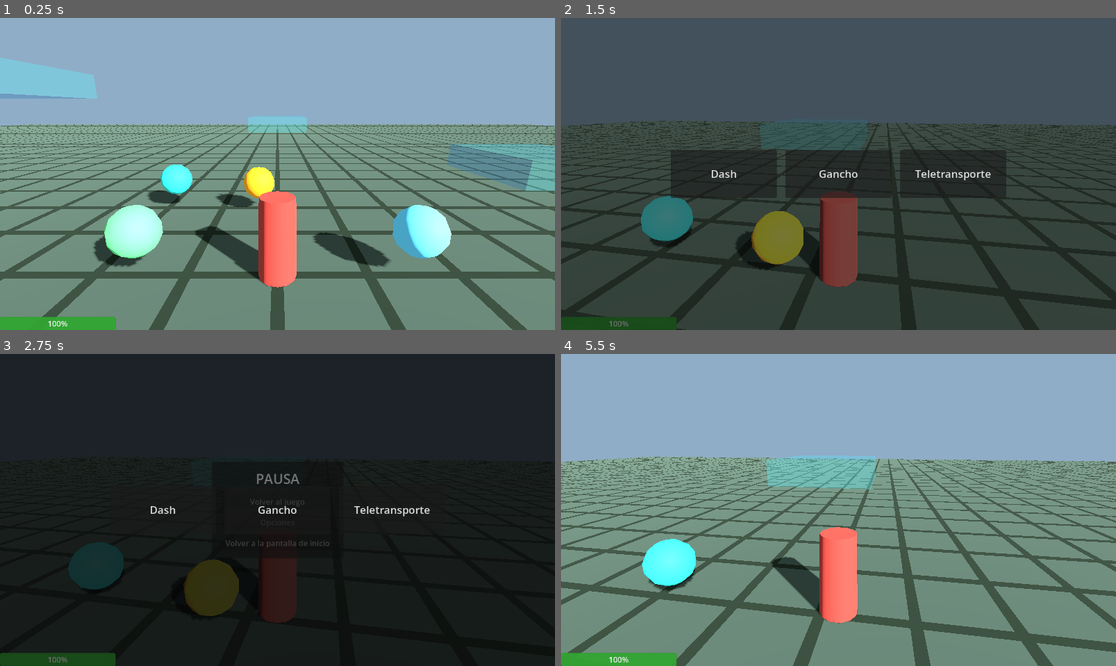
Above: before the commit, frames 1-4 (two rows, left to right).
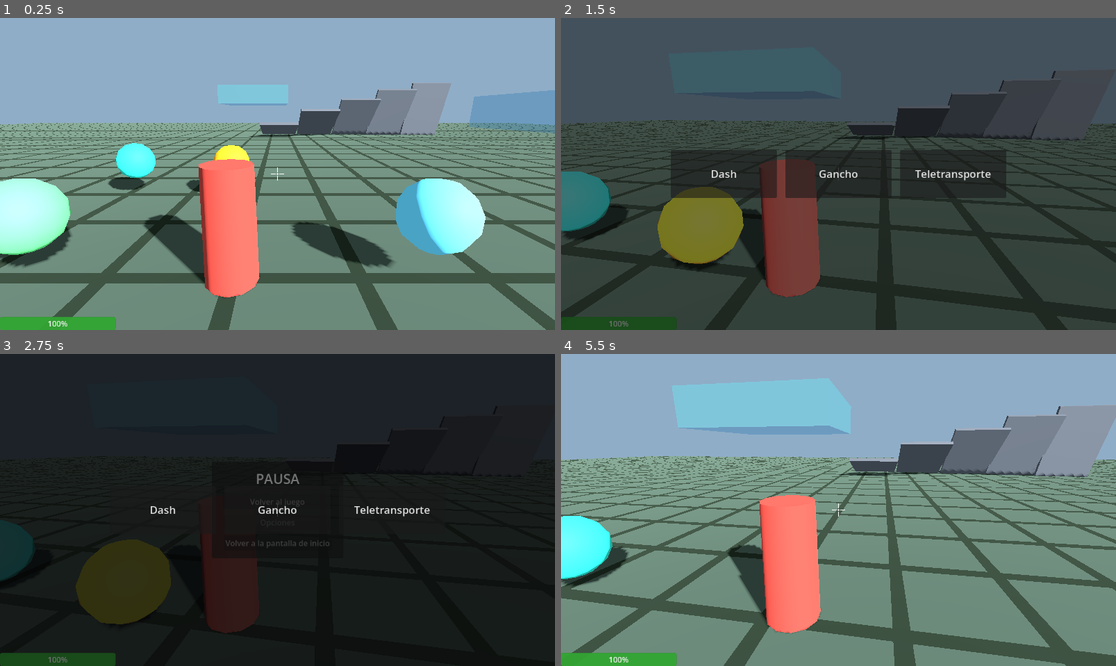
Above: after the commit, the same moments.

Repository: NotPKot/KOU-Project
Game: Godot game, scene res://scenes/main/Main.tscn
The game is run twice, just before and just after one commit, with the same random seed, the same clock (stepped at 60 frames per second) and the same inputs.
Inputs (mouse positions are in pixels of both pictures, inside the frame that each line leads up to):
- Up to frame 1 (0.25 s): no input
- Up to frame 2 (1.5 s): tap Enter (ui_accept) at 0.5, 0.77 s; move the mouse to (866, 174) at 0.52 s; hold W (move_forward) from 0.53 s (still down); tap Shift at 0.6 s; click (866, 174) at 0.67 s; move the mouse to (810, 174) at 1.27 s; tap E at 1.35 s; click (810, 174) at 1.42 s
- Up to frame 3 (2.75 s): tap Enter (ui_accept) at 1.52 s; move the mouse to (333, 441) at 2.02 s; release W (move_forward) at 2.03 s; hold D (move_right) from 2.03 s (still down); tap 0 at 2.1 s; click (333, 441) at 2.17 s
- Up to frame 4 (5.5 s): release D (move_right) at 2.75 s; click "Volver al juego" at 2.75 s; tap Enter (ui_accept) at 3.5, 3.77, 4.25, 4.52, 5, 5.27 s; move the mouse to (810, 572) at 3.52 s; hold W (move_forward) 3.53-4.28 s; tap Shift at 3.6 s; click (810, 572) at 3.67 s; move the mouse to (1005, 556) at 4.27 s; hold A (move_left) from 4.28 s (still down); tap E at 4.35 s; click (1005, 556) at 4.42 s; move the mouse to (672, 463) at 5.02 s; tap 0 at 5.1 s; click (672, 463) at 5.17 s

The runs differ from the first frame. In frame 1, 41% of the frame differs, in the area x 0-100%, y 12-100%; in frame 2, 30%; in frame 3, 7.5%; in frame 4, 42%, in the area x 0-100%, y 7-100%.

Commit message:
0.2.1 prueba de colisiones y arreglos de camara

Diff:
--- a/scenes/main/Main.tscn
+++ b/scenes/main/Main.tscn
@@ -14,6 +14,7 @@
 [ext_resource type="Script" uid="uid://dm6p440qlsn5o" path="res://scripts/enemies/enemies_manager.gd" id="14_enemies_manager"]
 [ext_resource type="PackedScene" path="res://scenes/triggers/CombatButton.tscn" id="14_jsdfw"]
 [ext_resource type="PackedScene" path="res://scenes/worlds/hook_blocks/HookBlock.tscn" id="15_hook_block"]
+[ext_resource type="PackedScene" path="res://scenes/ui/Crosshair.tscn" id="16_crosshair"]
 
 [sub_resource type="Environment" id="Environment_main"]
 background_mode = 1
@@ -26,6 +27,27 @@
 vertices = PackedVector3Array(27, 0.35, 17.5, 31.75, 0.35, 17.25, 32.25, 0.35, 15.25, 32.5, 0.35, 10.5, 34.25, 0.35, 25 …(820 unchanged characters)…
 polygons = [PackedInt32Array(1, 0, 2), PackedInt32Array(2, 0, 3), PackedInt32Array(5, 4, 6), PackedInt32Array(6, 4, 7), …(1653 unchanged characters)…
 
+[sub_resource type="StandardMaterial3D" id="Material_ramp"]
+albedo_color = Color(0.4, 0.42, 0.45, 1)
+metallic = 0.2
+roughness = 0.7
+
+[sub_resource type="BoxMesh" id="BoxMesh_ramp"]
+size = Vector3(4, 0.25, 6)
+
+[sub_resource type="BoxShape3D" id="BoxShape3D_ramp"]
+size = Vector3(4, 0.25, 6)
+
+[sub_resource type="BoxShape3D" id="BoxShape3D_stair_ramp"]
+size = Vector3(4, 0.15, 4.8)
+
+[sub_resource type="StandardMaterial3D" id="Material_step"]
+albedo_color = Color(0.45, 0.38, 0.3, 1)
+roughness = 0.8
+
+[sub_resource type="BoxMesh" id="BoxMesh_step"]
+size = Vector3(4, 0.4, 1.2)
+
 [node name="Main" type="Node3D" unique_id=956873530]
 script = ExtResource("7_main_script")
 
@@ -53,7 +75,7 @@
 transform = Transform3D(1, 0, 0, 0, 1, 0, 0, 0, 1, 0, 1.25, 0)
 
 [node name="Camera3D" parent="Player/CameraPivot" index="0"]
-transform = Transform3D(1, 0, 0, 0, 1, 0, 0, 0, 1, 0, 1, 5.4)
+transform = Transform3D(1, 0, 0, 0, 1, 0, 0, 0, 1, 0.7, 0.4, 3.5)
 
 [node name="Orbs" type="Node3D" parent="." unique_id=420975568]
 
@@ -90,6 +112,20 @@
 offset_bottom = 0.0
 grow_vertical = 0
 
+[node name="Crosshair" parent="HUD" unique_id=113912722 instance=ExtResource("16_crosshair")]
+layout_mode = 3
+anchors_preset = 8
+anchor_left = 0.5
+anchor_top = 0.5
+anchor_right = 0.5
+anchor_bottom = 0.5
+offset_left = -20.0
+offset_top = -20.0
+offset_right = 20.0
+offset_bottom = 20.0
+grow_horizontal = 2
+grow_vertical = 2
+
 [node name="PauseMenu" parent="." unique_id=708856309 instance=ExtResource("10_pause_menu")]
 
 [node name="Enemies" type="Node3D" parent="." unique_id=2098839200]
@@ -161,6 +197,215 @@
 [node name="HookBlock8" parent="NavigationRegion3D/HookBlocks" unique_id=1228797915 instance=ExtResource("15_hook_block")]
 transform = Transform3D(1, 0, 0, 0, 1, 0, 0, 0, 1, 45, 5, 25)
 
+[node name="Structures" type="Node3D" parent="NavigationRegion3D" unique_id=665370463]
+
+[node name="Ramp15" type="StaticBody3D" parent="NavigationRegion3D/Structures" unique_id=32751270]
+transform = Transform3D(1, 0, 0, 0, 0.966, 0.259, 0, -0.259, 0.966, 0.8814647, 0.67131793, -25)
+
+[node name="Mesh" type="MeshInstance3D" parent="NavigationRegion3D/Structures/Ramp15" unique_id=554840970]
+material_override = SubResource("Material_ramp")
+mesh = SubResource("BoxMesh_ramp")
+
+[node name="Collision" type="CollisionShape3D" parent="NavigationRegion3D/Structures/Ramp15" unique_id=1339300026]
+shape = SubResource("BoxShape3D_ramp")
+
+[node name="Label" type="Label3D" parent="NavigationRegion3D/Structures/Ramp15" unique_id=846975760]
+transform = Transform3D(1, 0, 0, 0, 1, 0, 0, 0, 1, 0, 0.6, 0)
+billboard = 1
+modulate = Color(1, 1, 1, 0.9)
+outline_modulate = Color(0, 0, 0, 0.8)
+text = "15°"
+font_size = 28
+outline_size = 2
+
+[node name="Ramp30" type="StaticBody3D" parent="NavigationRegion3D/Structures" unique_id=709069006]
+transform = Transform3D(1, 0, 0, 0, 0.866, 0.5, 0, -0.5, 0.866, 5.1061487, 1.2768232, -25)
+
+[node name="Mesh" type="MeshInstance3D" parent="NavigationRegion3D/Structures/Ramp30" unique_id=27454408]
+material_override = SubResource("Material_ramp")
+mesh = SubResource("BoxMesh_ramp")
+
+[node name="Collision" type="CollisionShape3D" parent="NavigationRegion3D/Structures/Ramp30" unique_id=967258578]
+shape = SubResource("BoxShape3D_ramp")
+
+[node name="Label" type="Label3D" parent="NavigationRegion3D/Structures/Ramp30" unique_id=2115664845]
+transform = Transform3D(1, 0, 0, 0, 1, 0, 0, 0, 1, 0, 0.6, 0)
+billboard = 1
+modulate = Color(1, 1, 1, 0.9)
+outline_modulate = Color(0, 0, 0, 0.8)
+text = "30°"
+font_size = 28
+outline_size = 2
+
+[node name="Ramp45" type="StaticBody3D" parent="NavigationRegion3D/Structures" unique_id=363158352]
+transform = Transform3D(1, 0, 0, 0, 0.707, 0.707, 0, -0.707, 0.707, 9.285553, 1.7369372, -25)
+
+[node name="Mesh" type="MeshInstance3D" parent="NavigationRegion3D/Structures/Ramp45" unique_id=923697539]
+material_override = SubResource("Material_ramp")
+mesh = SubResource("BoxMesh_ramp")
+
+[node name="Collision" type="CollisionShape3D" parent="NavigationRegion3D/Structures/Ramp45" unique_id=594115317]
+shape = SubResource("BoxShape3D_ramp")
+
+[node name="Label" type="Label3D" parent="NavigationRegion3D/Structures/Ramp45" unique_id=275148110]
+transform = Transform3D(1, 0, 0, 0, 1, 0, 0, 0, 1, 0, 0.6, 0)
+billboard = 1
+modulate = Color(1, 1, 1, 0.9)
+outline_modulate = Color(0, 0, 0, 0.8)
+text = "45°"
+font_size = 28
+outline_size = 2
+
+[node name="Ramp60" type="StaticBody3D" parent="NavigationRegion3D/Structures" unique_id=181708283]
+transform = Transform3D(1, 0, 0, 0, 0.5, 0.866, 0, -0.866, 0.5, 13.177818, 2.2393308, -25)
+
+[node name="Mesh" type="MeshInstance3D" parent="NavigationRegion3D/Structures/Ramp60" unique_id=1381361431]
+material_override = SubResource("Material_ramp")
+mesh = SubResource("BoxMesh_ramp")
+
+[node name="Collision" type="CollisionShape3D" parent="NavigationRegion3D/Structures/Ramp60" unique_id=1794432033]
+shape = SubResource("BoxShape3D_ramp")
+
+[node name="Label" type="Label3D" parent="NavigationRegion3D/Structures/Ramp60" unique_id=655017917]
+transform = Transform3D(1, 0, 0, 0, 1, 0, 0, 0, 1, 0, 0.6, 0)
+billboard = 1
+modulate = Color(1, 1, 1, 0.9)
+outline_modulate = Color(0, 0, 0, 0.8)
+text = "60°"
+font_size = 28
+outline_size = 2
+
+[node name="Ramp75" type="StaticBody3D" parent="NavigationRegion3D/Structures" unique_id=911536111]
+transform = Transform3D(1, 0, 0, 0, 0.259, 0.966, 0, -0.966, 0.259, 17.062223, 2.6519608, -25)
+
+[node name="Mesh" type="MeshInstance3D" parent="NavigationRegion3D/Structures/Ramp75" unique_id=101929596]
+material_override = SubResource("Material_ramp")
+mesh = SubResource("BoxMesh_ramp")
+
+[node name="Collision" type="CollisionShape3D" parent="NavigationRegion3D/Structures/Ramp75" unique_id=1216956014]
+shape = SubResource("BoxShape3D_ramp")
+
+[node name="Label" type="Label3D" parent="NavigationRegion3D/Structures/Ramp75" unique_id=1121200189]
+transform = Transform3D(1, 0, 0, 0, 1, 0, 0, 0, 1, 0, 0.6, 0)
+billboard = 1
+modulate = Color(1, 1, 1, 0.9)
+outline_modulate = Color(0, 0, 0, 0.8)
+text = "75°"
+font_size = 28
+outline_size = 2
+
+[node name="Stairs1" type="Node3D" parent="NavigationRegion3D/Structures" unique_id=322712145]
+transform = Transform3D(1, 0, 0, 0, 1, 0, 0, 0, 1, -10, 0, 20)
+
+[node name="RampCollision" type="StaticBody3D" parent="NavigationRegion3D/Structures/Stairs1" unique_id=1990321126]
+transform = Transform3D(-0.99758834, 0.024639934, -0.06489673, 0, 0.935, 0.355, 0.06940827, 0.35414386, -0.9327451, 0, 0.8, -1.5)
+
+[node name="Collision" type="CollisionShape3D" parent="NavigationRegion3D/Structures/Stairs1/RampCollision" unique_id=1203966687]
+shape = SubResource("BoxShape3D_stair_ramp")
+
+[node name="Step1" type="StaticBody3D" parent="NavigationRegion3D/Structures/Stairs1" unique_id=941143263]
+transform = Transform3D(1, 0, 0, 0, 1, 0, 0, 0, 1, 0, 0.2, 0)
+
+[node name="Mesh" type="MeshInstance3D" parent="NavigationRegion3D/Structures/Stairs1/Step1" unique_id=1231513062]
+material_override = SubResource("Material_step")
+mesh = SubResource("BoxMesh_step")
+
+[node name="Step2" type="StaticBody3D" parent="NavigationRegion3D/Structures/Stairs1" unique_id=2092114318]
+transform = Transform3D(1, 0, 0, 0, 1, 0, 0, 0, 1, 0, 0.6, -1)
+
+[node name="Mesh" type="MeshInstance3D" parent="NavigationRegion3D/Structures/Stairs1/Step2" unique_id=1385644964]
+material_override = SubResource("Material_step")
+mesh = SubResource("BoxMesh_step")
+
+[node name="Step3" type="StaticBody3D" parent="NavigationRegion3D/Structures/Stairs1" unique_id=476420461]
+transform = Transform3D(1, 0, 0, 0, 1, 0, 0, 0, 1, 0, 1, -2)
+
+[node name="Mesh" type="MeshInstance3D" parent="NavigationRegion3D/Structures/Stairs1/Step3" unique_id=34130028]
+material_override = SubResource("Material_step")
+mesh = SubResource("BoxMesh_step")
+
+[node name="Step4" type="StaticBody3D" parent="NavigationRegion3D/Structures/Stairs1" unique_id=1207963942]
+transform = Transform3D(1, 0, 0, 0, 1, 0, 0, 0, 1, 0, 1.4, -3)
+
+[node name="Mesh" type="MeshInstance3D" parent="NavigationRegion3D/Structures/Stairs1/Step4" unique_id=1288446549]
+material_override = SubResource("Material_step")
+mesh = SubResource("BoxMesh_step")
+
+[node name="Stairs2" type="Node3D" parent="NavigationRegion3D/Structures" unique_id=2144552735]
+transform = Transform3D(1, 0, 0, 0, 1, 0, 0, 0, 1, 0, 0, 20)
+
+[node name="RampCollision" type="StaticBody3D" parent="NavigationRegion3D/Structures/Stairs2" unique_id=1134461742]
+transform = Transform3D(-0.9997079, 0.00858047, -0.022599269, 0, 0.935, 0.355, 0.024170341, 0.35489628, -0.9347269, 0, 0.8, -1.5)
+
+[node name="Collision" type="CollisionShape3D" parent="NavigationRegion3D/Structures/Stairs2/RampCollision" unique_id=180749598]
+shape = SubResource("BoxShape3D_stair_ramp")
+
+[node name="Step1" type="StaticBody3D" parent="NavigationRegion3D/Structures/Stairs2" unique_id=1094230910]
+transform = Transform3D(1, 0, 0, 0, 1, 0, 0, 0, 1, 0, 0.2, 0)
+
+[node name="Mesh" type="MeshInstance3D" parent="NavigationRegion3D/Structures/Stairs2/Step1" unique_id=1993204475]
+material_override = SubResource("Material_step")
+mesh = SubResource("BoxMesh_step")
+
+[node name="Step2" type="StaticBody3D" parent="NavigationRegion3D/Structures/Stairs2" unique_id=1498496938]
+transform = Transform3D(1, 0, 0, 0, 1, 0, 0, 0, 1, 0, 0.6, -1)
+
+[node name="Mesh" type="MeshInstance3D" parent="NavigationRegion3D/Structures/Stairs2/Step2" unique_id=853865079]
+material_override = SubResource("Material_step")
+mesh = SubResource("BoxMesh_step")
+
+[node name="Step3" type="StaticBody3D" parent="NavigationRegion3D/Structures/Stairs2" unique_id=1278250908]
+transform = Transform3D(1, 0, 0, 0, 1, 0, 0, 0, 1, 0, 1, -2)
+
+[node name="Mesh" type="MeshInstance3D" parent="NavigationRegion3D/Structures/Stairs2/Step3" unique_id=1790403792]
+material_override = SubResource("Material_step")
+mesh = SubResource("BoxMesh_step")
+
+[node name="Step4" type="StaticBody3D" parent="NavigationRegion3D/Structures/Stairs2" unique_id=800394877]
+transform = Transform3D(1, 0, 0, 0, 1, 0, 0, 0, 1, 0, 1.4, -3)
+
+[node name="Mesh" type="MeshInstance3D" parent="NavigationRegion3D/Structures/Stairs2/Step4" unique_id=587485196]
+material_override = SubResource("Material_step")
+mesh = SubResource("BoxMesh_step")
+
+[node name="Stairs3" type="Node3D" parent="NavigationRegion3D/Structures" unique_id=42980270]
+transform = Transform3D(1, 0, 0, 0, 1, 0, 0, 0, 1, 10, 0, 20)
+
+[node name="RampCollision" type="StaticBody3D" parent="NavigationRegion3D/Structures/Stairs3" unique_id=744032658]
+transform = Transform3D(1, 0, 0, 0, 0.935, 0.355, 0, -0.355, 0.935, 0, 0.8, -1.5)
+
+[node name="Collision" type="CollisionShape3D" parent="NavigationRegion3D/Structures/Stairs3/RampCollision" unique_id=1735749684]
+transform = Transform3D(-0.9998654, 0.005823216, -0.015337202, -0.005823216, 0.74803007, 0.66363955, 0.015337203, 0.66363955, -0.74789536, 0, 0, 0)
+shape = SubResource("BoxShape3D_stair_ramp")
+
+[node name="Step1" type="StaticBody3D" parent="NavigationRegion3D/Structures/Stairs3" unique_id=1103674921]
+transform = Transform3D(1, 0, 0, 0, 1, 0, 0, 0, 1, 0, 0.2, 0)
+
+[node name="Mesh" type="MeshInstance3D" parent="NavigationRegion3D/Structures/Stairs3/Step1" unique_id=1509623239]
+material_override = SubResource("Material_step")
+mesh = SubResource("BoxMesh_step")
+
+[node name="Step2" type="StaticBody3D" parent="NavigationRegion3D/Structures/Stairs3" unique_id=829744390]
+transform = Transform3D(1, 0, 0, 0, 1, 0, 0, 0, 1, 0, 0.6, -1)
+
+[node name="Mesh" type="MeshInstance3D" parent="NavigationRegion3D/Structures/Stairs3/Step2" unique_id=345765885]
+material_override = SubResource("Material_step")
+mesh = SubResource("BoxMesh_step")
+
+[node name="Step3" type="StaticBody3D" parent="NavigationRegion3D/Structures/Stairs3" unique_id=500634269]
+transform = Transform3D(1, 0, 0, 0, 1, 0, 0, 0, 1, 0, 1, -2)
+
+[node name="Mesh" type="MeshInstance3D" parent="NavigationRegion3D/Structures/Stairs3/Step3" unique_id=715108402]
+material_override = SubResource("Material_step")
+mesh = SubResource("BoxMesh_step")
+
+[node name="Step4" type="StaticBody3D" parent="NavigationRegion3D/Structures/Stairs3" unique_id=200226873]
+transform = Transform3D(1, 0, 0, 0, 1, 0, 0, 0, 1, 0, 1.4, -3)
+
+[node name="Mesh" type="MeshInstance3D" parent="NavigationRegion3D/Structures/Stairs3/Step4" unique_id=966484246]
+material_override = SubResource("Material_step")
+mesh = SubResource("BoxMesh_step")
+
 [node name="PracticeGround" parent="NavigationRegion3D" unique_id=430140652 instance=ExtResource("2_practice_ground")]
 transform = Transform3D(2, 0, 0, 0, 2, 0, 0, 0, 2, 0, 0, 0)
 
--- a/scenes/player/Player.tscn
+++ b/scenes/player/Player.tscn
@@ -44,8 +44,8 @@
 position = Vector3(0, 1.25, 0)
 
 [node name="Camera3D" type="Camera3D" parent="CameraPivot"]
-position = Vector3(0, 1.0, 5.4)
+position = Vector3(0.7, 0.4, 3.5)
 current = true
-fov = 62.0
+fov = 65.0
 near = 0.05
 far = 120.0
--- /dev/null
+++ b/scenes/ui/Crosshair.tscn
@@ -0,0 +1,8 @@
+[gd_scene load_steps=2 format=3]
+
+[ext_resource type="Script" path="res://scripts/ui/crosshair.gd" id="1_crosshair"]
+
+[node name="Crosshair" type="Control"]
+anchors_preset = 0
+size = Vector2(40, 40)
+script = ExtResource("1_crosshair")
--- a/scripts/audio/music_player.gd
+++ b/scripts/audio/music_player.gd
@@ -1,6 +1,7 @@
 extends Node
 
 @export var crossfade_duration: float = 2.0
+@export var fade_in_duration: float = 3.0
 
 var _channels: Array[AudioStreamPlayer] = []
 var _active_channel: int = 0
@@ -11,15 +12,8 @@
 var _tension_tracks: Array[AudioStream] = []
 var _combat_tracks: Array[AudioStream] = []
 
-const CALM_DIR := "res://placeholder/audio/music/chill/"
-const TENSION_DIR := "res://placeholder/audio/music/tension/"
-const COMBAT_DIR := "res://placeholder/audio/music/fight/"
-
-
-@export var fade_in_duration: float = 3.0
 
 func _ready() -> void:
-	print("[MusicPlayer] _ready() called")
 	for i in 2:
 		var p := AudioStreamPlayer.new()
 		p.name = "Channel" + str(i)
@@ -28,18 +22,49 @@
 		_channels.append(p)
 
 	MusicManager.music_state_changed.connect(_on_music_state_changed)
-	print("[MusicPlayer] connected to music_state_changed signal")
-	_load_tracks()
-	print("[MusicPlayer] tracks loaded: calm=", _calm_tracks.size(), " tension=", _tension_tracks.size(), " combat=", _combat_tracks.size())
-	_start_calm_fade_in()
+
+	_load_all_tracks()
+	if not _calm_tracks.is_empty():
+		_start_calm_fade_in()
+
+
+func _load_all_tracks() -> void:
+	_calm_tracks = _load_tracks_from("res://placeholder/audio/music/chill/")
+	_tension_tracks = _load_tracks_from("res://placeholder/audio/music/tension/")
+	_combat_tracks = _load_tracks_from("res://placeholder/audio/music/fight/")
+
+
+static func _load_tracks_from(dir: String) -> Array[AudioStream]:
+	var out: Array[AudioStream] = []
+	for entry in _get_ogg_files(dir):
+		var s := load(dir.path_join(entry)) as AudioStream
+		if s != null:
+			if s is AudioStreamOggVorbis:
+				s.loop = true
+			out.append(s)
+	return out
+
+
+static func _get_ogg_files(dir: String) -> PackedStringArray:
+	var known: Dictionary = {
+		"res://placeholder/audio/music/chill/": [
+			"DELTARUNE-Paradise_-Paradise-N64-Zelda-Majora_s-Mask-Style-Cover.ogg",
+		],
+		"res://placeholder/audio/music/tension/": [
+			"YTMP3GG_YouTube_Inscryption-OST-11-The-Temple-of-Beasts_Media_OlYqw4Kkvj8_006_128k.ogg",
+			"YTMP3GG_YouTube_Brutal-Orchestra-OST-The-Far-Shore-Area-_Media_20DCCVX-PGg_009_128k.ogg",
+		],
+		"res://placeholder/audio/music/fight/": [
+			"Rift-of-the-NecroDancer-OST-Matriarch-by-Jules-Conroy_1_.ogg",
+			"froghorn.exe.ogg",
+			"running-through-the-garden-without-a-car_Media_K9Pk68tPoW8_009_128k.ogg",
+		],
+	}
+	return known.get(dir, [])
 
 
 func _start_calm_fade_in() -> void:
-	var pool := _calm_tracks
-	if pool.is_empty():
-		return
-
-	var stream := pool[randi() % pool.size()]
+	var stream := _calm_tracks[randi() % _calm_tracks.size()]
 	var player := _channels[0]
 	player.stream = stream
 	player.volume_db = -80.0
@@ -51,33 +76,7 @@
 	_active_channel = 0
 
 
-func _load_tracks() -> void:
-	_calm_tracks = _load_ogg_dir(CALM_DIR)
-	_tension_tracks = _load_ogg_dir(TENSION_DIR)
-	_combat_tracks = _load_ogg_dir(COMBAT_DIR)
-
-
-static func _load_ogg_dir(dir_path: String) -> Array[AudioStream]:
-	var result: Array[AudioStream] = []
-	var dir := DirAccess.open(dir_path)
-	if dir == null:
-		return result
-	dir.list_dir_begin()
-	var file := dir.get_next()
-	while file != "":
-		if file.ends_with(".ogg") and not file.ends_with(".ogg.import"):
-			var stream := load(dir_path.path_join(file)) as AudioStream
-			if stream != null:
-				if stream is AudioStreamOggVorbis:
-					stream.loop = true
-				result.append(stream)
-		file = dir.get_next()
-	dir.list_dir_end()
-	return result
-
-
 func _on_music_state_changed(new_state: MusicManager.EMusicState, _old_state: MusicManager.EMusicState) -> void:
-	print("[MusicPlayer] signal received: ", MusicManager.STATE_NAMES[new_state])
 	_play_state(new_state)
 
 
@@ -94,7 +93,7 @@
 	if pool.is_empty():
 		return
 
-	var stream: AudioStream = pool[randi() % pool.size()]
+	var stream := pool[randi() % pool.size()]
 	if stream == _current_stream:
 		return
 
--- a/scripts/player/player_controller.gd
+++ b/scripts/player/player_controller.gd
@@ -13,6 +13,9 @@
 @export var temporal_impulse_air_acceleration: float = 14.0
 @export var temporal_impulse_gravity_scale: float = 0.45
 
+@export_group("Floor")
+@export var floor_max_angle_degrees: float = 80.0
+
 @export_group("Jump")
 @export var jump_velocity: float = 8.5
 
@@ -21,8 +24,8 @@
 
 @export_group("Camera")
 @export_range(0.0005, 0.01, 0.0005) var mouse_sensitivity: float = 0.003
-@export var min_pitch_degrees: float = -55.0
-@export var max_pitch_degrees: float = 18.0
+@export var min_pitch_degrees: float = -65.0
+@export var max_pitch_degrees: float = 55.0
 
 @onready var _camera_pivot: Node3D = $CameraPivot
 @onready var _camera: Camera3D = $CameraPivot/Camera3D
@@ -63,6 +66,7 @@
 	Input.set_mouse_mode(Input.MOUSE_MODE_CAPTURED)
 	_min_pitch_rad = deg_to_rad(min_pitch_degrees)
 	_max_pitch_rad = deg_to_rad(max_pitch_degrees)
+	floor_max_angle = deg_to_rad(floor_max_angle_degrees)
 	_apply_camera_rotation()
 
 
@@ -128,14 +132,14 @@
 
 	if _dash != null and _dash.physics_tick(delta):
 		if _teleport != null and _teleport.is_charging:
-			var cam_basis := _camera_pivot.global_transform.basis
-			_teleport.update_aim(_camera_pivot.global_position, -cam_basis.z)
+			var cam_basis := _camera.global_transform.basis
+			_teleport.update_aim(_camera.global_position, -cam_basis.z)
 		return
 
 	if _hook != null and _hook.physics_tick(delta):
 		if _teleport != null and _teleport.is_charging:
-			var cam_basis := _camera_pivot.global_transform.basis
-			_teleport.update_aim(_camera_pivot.global_position, -cam_basis.z)
+			var cam_basis := _camera.global_transform.basis
+			_teleport.update_aim(_camera.global_position, -cam_basis.z)
 		return
 
 	var move_direction: Vector3 = _get_camera_relative_direction(input_vector)
@@ -164,8 +168,8 @@
 	move_and_slide()
 
 	if _teleport != null and _teleport.is_charging:
-		var cam_basis := _camera_pivot.global_transform.basis
-		_teleport.update_aim(_camera_pivot.global_position, -cam_basis.z)
+		var cam_basis := _camera.global_transform.basis
+		_teleport.update_aim(_camera.global_position, -cam_basis.z)
 
 	_face_motion_direction(delta)
 
@@ -317,9 +321,9 @@
 	if _input_locked or _aim_locked:
 		return
 
-	var cam_basis := _camera_pivot.global_transform.basis
+	var cam_basis := _camera.global_transform.basis
 	var cam_fwd: Vector3 = -cam_basis.z
-	var cam_pos: Vector3 = _camera_pivot.global_position
+	var cam_pos: Vector3 = _camera.global_position
 
 	if _dash != null:
 		_dash.fire(cam_fwd)
@@ -344,7 +348,7 @@
 
 	var query := PhysicsRayQueryParameters3D.new()
 	query.from = from
-	query.to = global_position + forward * max_dist
+	query.to = from + forward * max_dist
 	query.collision_mask = 1 | 4
 	query.hit_from_inside = true
 	query.exclude = [get_rid()]
--- /dev/null
+++ b/scripts/ui/crosshair.gd
@@ -0,0 +1,27 @@
+extends Control
+
+@export var crosshair_color: Color = Color.WHITE
+@export var gap: float = 4.0
+@export var length: float = 10.0
+@export var thickness: float = 2.0
+
+
+func _ready() -> void:
+	mouse_filter = Control.MOUSE_FILTER_IGNORE
+
+
+func _draw() -> void:
+	var c := size / 2.0
+	var half := thickness / 2.0
+
+	var top_rect := Rect2(c.x - half, c.y - gap - length, thickness, length)
+	var bottom_rect := Rect2(c.x - half, c.y + gap, thickness, length)
+	var left_rect := Rect2(c.x - gap - length, c.y - half, length, thickness)
+	var right_rect := Rect2(c.x + gap, c.y - half, length, thickness)
+
+	draw_rect(top_rect, crosshair_color)
+	draw_rect(bottom_rect, crosshair_color)
+	draw_rect(left_rect, crosshair_color)
+	draw_rect(right_rect, crosshair_color)
+
+	draw_circle(c, 1.5, crosshair_color)
--- a/scripts/ui/rift_diamond_control.gd
+++ b/scripts/ui/rift_diamond_control.gd
@@ -1,6 +1,6 @@
 extends Control
 
-const CENTER_DEADZONE := 28.0
+const CENTER_DEADZONE := 50.0
 
 var highlighted_direction: String = ""
 var selected_sequence: PackedStringArray = PackedStringArray()
--- a/scripts/weapons/broken_stopwatch_weapon.gd
+++ b/scripts/weapons/broken_stopwatch_weapon.gd
@@ -10,7 +10,7 @@
 const MAX_SEQUENCE_LENGTH := 4
 const RIFT_TIME_SCALE := 0.28
 const RIFT_CURSOR_RADIUS := 120.0
-const RIFT_CENTER_DEADZONE := 28.0
+const RIFT_CENTER_DEADZONE := 50.0
 const BASE_SLASH_DAMAGE := 10.0
 
 const RIFTS := {
Not shown, added: export_presets.cfg
Not shown, added: scripts/ui/crosshair.gd.uid
Not shown, added: KOU PROJECT DEMO.zip
